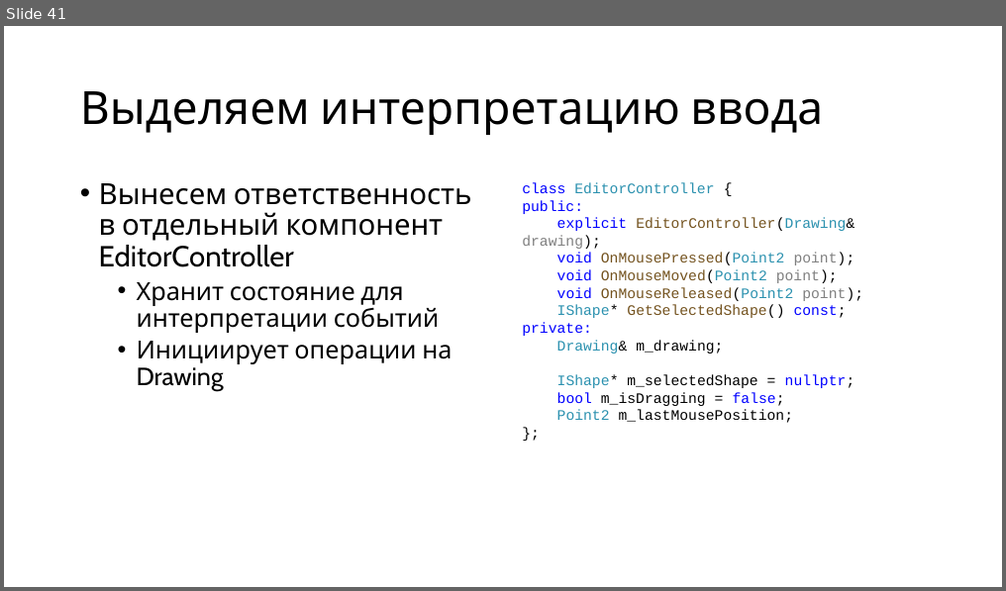
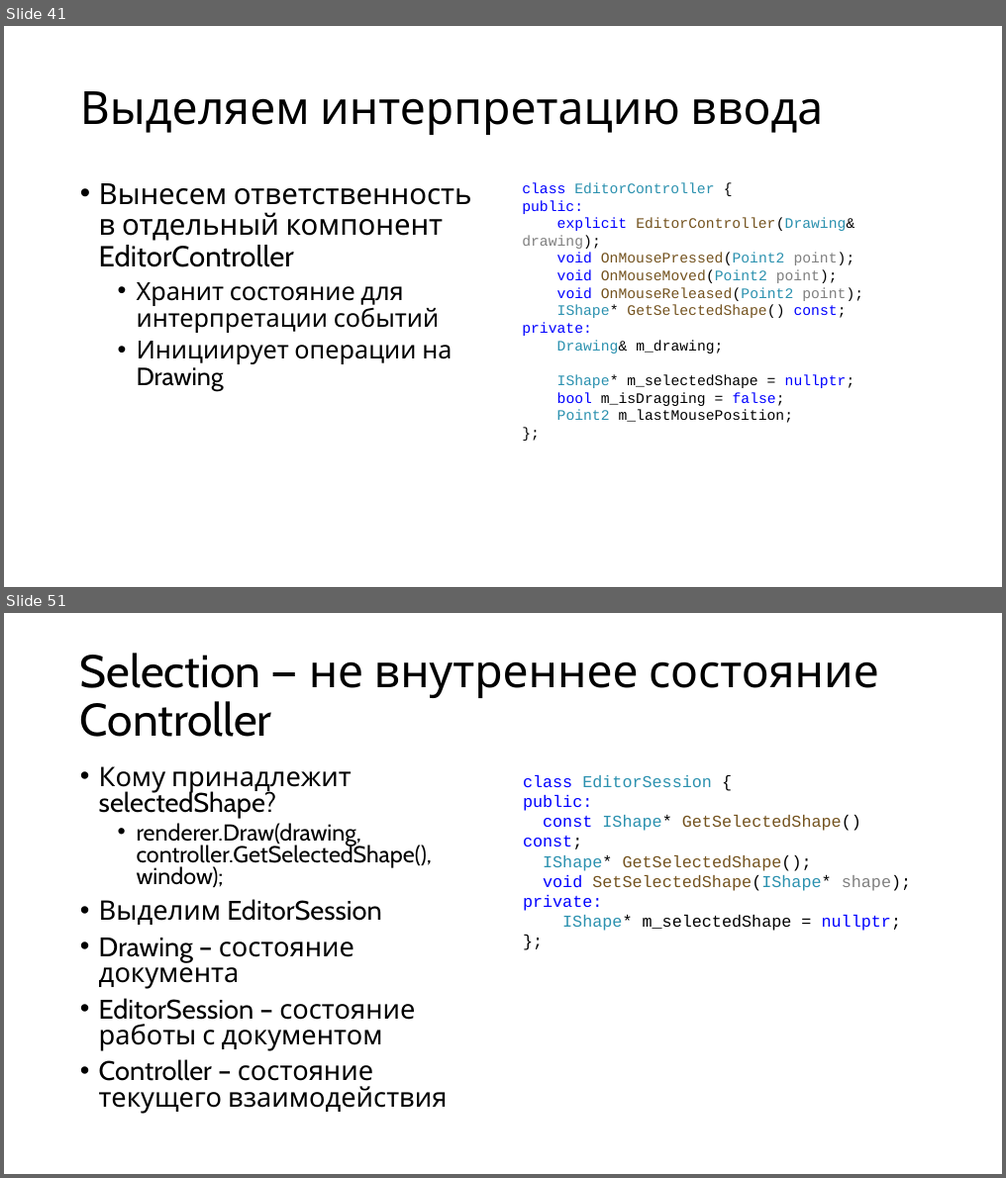
Before and after one commit to alexey-malov/ood, a slide deck: lectures/new/03. gui-app-design/gui-app-design.pptx. Shown one above the other, each under a label of ours: slide 41 before the commit, slides 41 and 51 after it; the slides between them are not shown. The pictures are 1006x591 and 1006x1178 pixels, drawn with LibreOffice and Linux fonts; fonts in the diff are those of the drawing. Boxes give left, top, right and bottom in pixels: in the first picture for what was removed or moved away, otherwise in the second. Text is boxed around its words. In the diff, an @@ line names an element or a change of style, - is before the commit and + after.

```diff
--- a/lectures/new/03. gui-app-design/gui-app-design.pptx
+++ b/lectures/new/03. gui-app-design/gui-app-design.pptx
@@ slide 51 added at <box>4,613,1002,1174</box>, background #FFFFFF @@
@@ title added at <box>80,653,879,737</box>, 44 pt, text #000000 @@
+Selection — не внутреннее состояние Controller
@@ text added at <box>99,766,447,1114</box>, 25.9 pt, text #000000 @@
+• Кому принадлежит selectedShape?
+  • renderer.Draw(drawing, controller.GetSelectedShape(), window);
+• Выделим EditorSession
+• Drawing – состояние документа
+• EditorSession – состояние работы с документом
+• Controller – состояние текущего взаимодействия
@@ text added at <box>523,775,911,931</box>, 16 pt, text #74531F @@
+class EditorSession {
+public:
+const IShape* GetSelectedShape() const;
+IShape* GetSelectedShape();
+void SetSelectedShape(IShape* shape);
+private:
+IShape* m_selectedShape = nullptr;
+};
```
Also in this commit, not shown: 2 slides changed, 35 other slides added, 4 slides removed, 6 other files.
